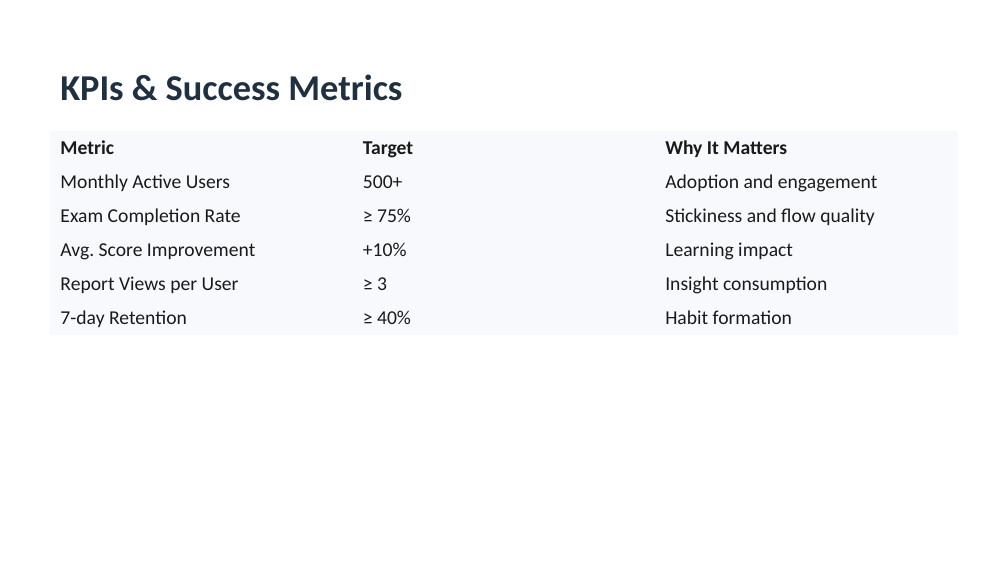
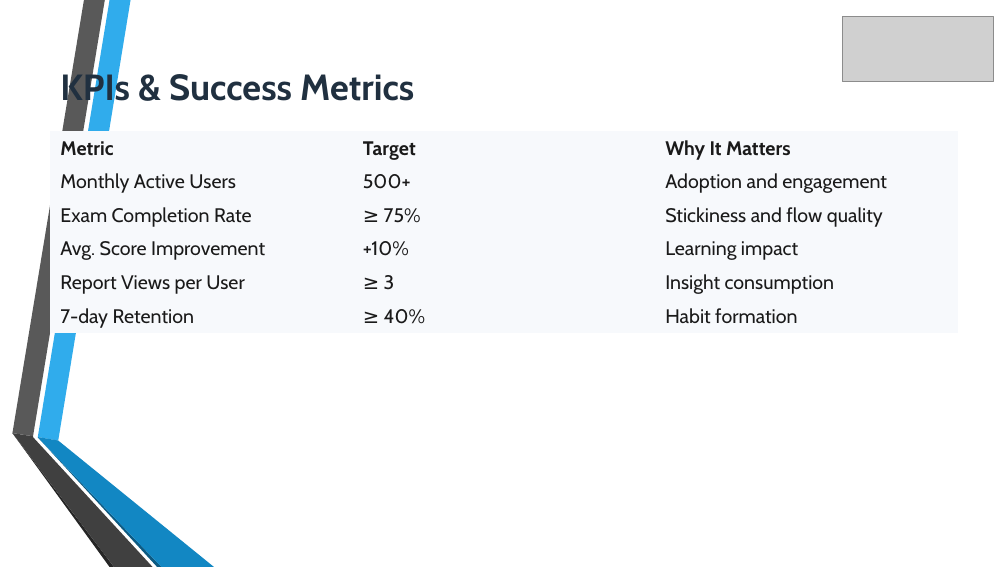
Before and after one commit to ManishKumarCs/learnify-platform, a slide deck: slide 31 of docs/learnify-platform-presentation.pptx (slide 32 before the commit). Drawn at 1008x567 pixels with LibreOffice and Linux fonts; fonts in the diff are those of the drawing; grey boxes stand for pictures. Boxes give left, top, right and bottom in pixels: in the first picture for what was removed or moved away, otherwise in the second. Text is boxed around its words. In the diff, an @@ line names an element or a change of style, - is before the commit and + after.

```diff
--- a/docs/learnify-platform-presentation.pptx
+++ b/docs/learnify-platform-presentation.pptx
@@ picture added at <box>843,17,994,82</box> @@
@@ text "KPIs & Success Metrics" at <box>60,69,414,108</box>: font Calibri to Cabin @@
@@ table at <box>50,131,958,333</box> @@
@@ font Calibri to Cabin @@
@@ group added at <box>12,0,215,567</box>: 6 freeform shapes @@
```
Also in this commit, not shown: 35 other slides changed, 1 slide added, 2 slides removed, 19 other files.
